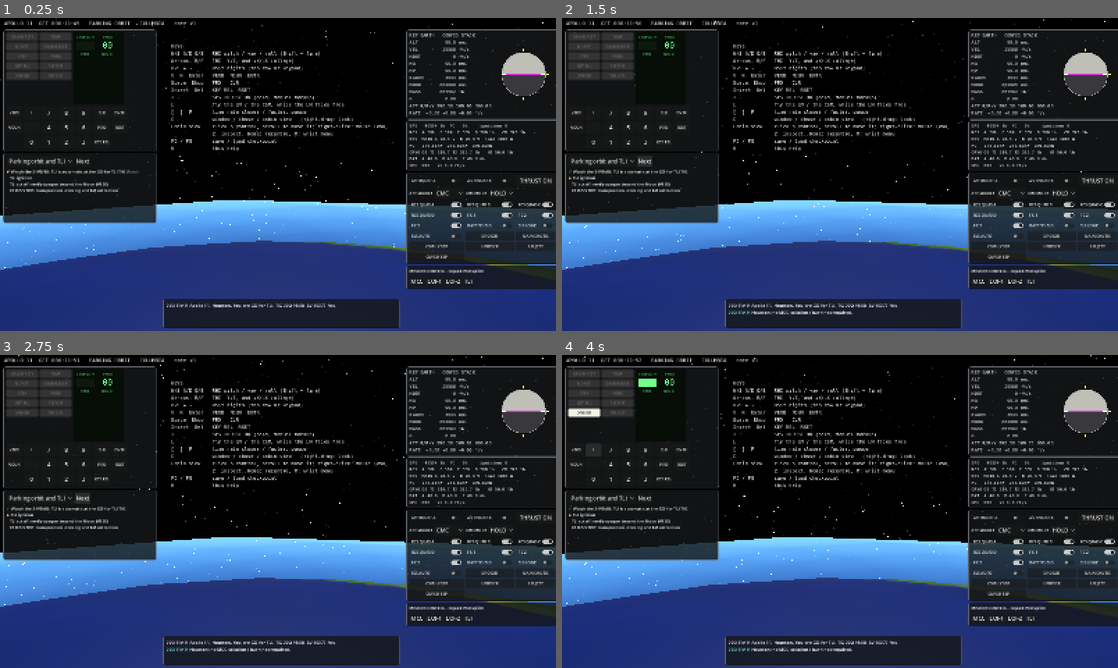
Above: before the commit, frames 1-4 (two rows, left to right).
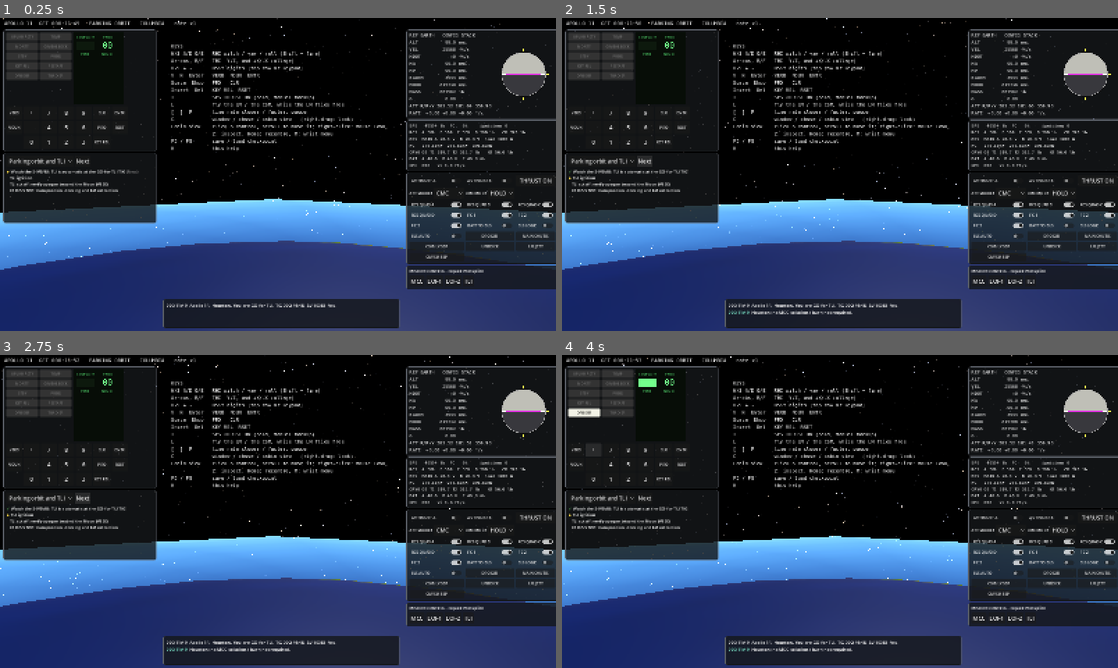
Above: after the commit, the same moments.

Repository: scomofo/apollo-csm-sim
Game: Godot game, scene res://scenes/main.tscn
The game is run twice, just before and just after one commit, with the same random seed, the same clock (stepped at 60 frames per second) and the same inputs.
Inputs:
- Up to frame 1 (0.25 s): no input
- Up to frame 2 (1.5 s): click "MCC" at 0.5 s; click "Next" at 1.25 s
- Up to frame 3 (2.75 s): click "Next" at 2 s
- Up to frame 4 (4 s): click "VERB" at 2.75 s; click "+" at 3.5 s

The runs differ from the first frame. In frame 1, 1.1% of the frame differs, in the area x 0-100%, y 0-93%; in frame 2, 1.1%; in frame 3, 1.1%; in frame 4, 1.1%.

Commit message:
Slice 4a, second part (in progress): Apollo 11 on JPL's ephemeris
The mission's moon block now names data/ephemeris/apollo_11.json, so
Apollo 11 flies the real Moon and Sun, in the ICRF.

- The parking orbit is the flown one: inclination 32.521 deg and
  descending node 123.088 deg from the launch meridian (AS-506 flight
  evaluation report, Table 4-5), put in the ICRF by sidereal time at
  liftoff and precession (tools/ephemeris/parking_orbit.py). The
  insertion point lies 0.001 deg from that plane.
- TLI takes the flown energy, half of C3 = -1,487,528 m2/s2. The S-IVB's
  energy-cutoff law gains a fixed yaw out of plane. The RTCC solves
  ignition time and yaw together: first onto a B-plane aim that passes the
  Moon at 111 km on the retrograde side, in the plane that holds the
  landing site at the landing time, then onto the closest approach itself.
- Lunar midcourse corrections use all three LVLH axes, minimum-norm, to
  keep the pericynthion and the site's plane.
- Checkpoints go to schema 5: ECI is now the ICRF.

The scenario suite is still being re-tuned for the new geometry.

Co-Authored-By: Claude Opus 5.5 <noreply@anthropic.com>
Claude-Session: https://claude.ai/code/session_019FXBE6MUxLFtKkGUwpy4vU

Diff:
--- a/data/missions/apollo_11/mission.json
+++ b/data/missions/apollo_11/mission.json
@@ -2,11 +2,11 @@
   "id": "apollo_11",
   "title": "Apollo 11 - CSM Columbia",
   "data_version": 1,
-  "_comment": "Mission profile. Timeline values are Apollo 11 figures rounded [published]; the Moon phase is chosen so the first TLI opportunity falls near the flown 2:44 GET [derived]. Distances in km, times in GET seconds.",
+  "_comment": "Mission profile. Timeline values are Apollo 11 figures rounded [published]. The Moon and the Sun are JPL's for the mission's dates (moon.ephemeris, from tools/ephemeris/fit_ephemeris.py); a moon block of inclination_deg, raan_deg, phase0_deg and sun_phase_deg flies the circular model instead. Distances in km, times in GET seconds.",
   "liftoff_jd": 2440419.0638889,
-  "moon": {"inclination_deg": 28.5, "raan_deg": 0.0, "phase0_deg": 3.3, "sun_phase_deg": -20.0},
-  "parking_orbit": {"alt_km": 185.0, "insertion_get_s": 709.0, "arg_lat_deg": -40.0},
-  "tli": {"energy_j_per_kg": -8.0e5, "pericynthion_alt_km": 111.0, "earliest_get_s": 8400.0},
+  "moon": {"ephemeris": "res://data/ephemeris/apollo_11.json"},
+  "parking_orbit": {"alt_km": 185.0, "insertion_get_s": 709.3, "inclination_deg": 32.522, "raan_deg": 359.819, "arg_lat_deg": 88.45, "_comment": "Apollo 11's orbit at insertion, from the Saturn V flight evaluation report for AS-506 (Table 4-5): inclination 32.521 deg and descending node 123.088 deg east of the launch meridian at liftoff, insertion at 32.672 N 52.694 W, 191.1 km [published], put in the ICRF by tools/ephemeris/parking_orbit.py [derived]. The report's 186.0 x 183.2 km orbit is taken as circular [simplified]"},
+  "tli": {"energy_j_per_kg": -743764.0, "pericynthion_alt_km": 111.0, "earliest_get_s": 8400.0, "_comment": "The energy at TLI cutoff: half the flown C3, -1,487,528 m2/s2 (AS-506 flight evaluation report, Table 4-6) [published]"},
   "tde_delay_s": 3600.0,
   "loi": {"apolune_alt_km": 315.0},
   "tei": {"dv_mps": 1000.0, "entry_perigee_alt_km": 37.0},
--- a/src/core/sim_runtime.gd
+++ b/src/core/sim_runtime.gd
@@ -8,7 +8,8 @@
 ## 2: the vehicles' dynamics and systems under "vehicles" (slice 3a).
 ## 3: the LGC's rendezvous state (slice 3e).
 ## 4: Mission Control's planned times and timeline (slice 3f).
-const SCHEMA_VERSION := 4
+## 5: ECI is the ICRF of JPL's ephemeris, and the S-IVB's TLI yaw (slice 4a).
+const SCHEMA_VERSION := 5
 ## The CSM's systems (the S-IVB's among them, for the stack).
 const SYSTEMS := [
 	["eps", "res://src/systems/eps.gd"],
--- a/src/mission/mission_sequencer.gd
+++ b/src/mission/mission_sequencer.gd
@@ -88,6 +88,9 @@
 
 # --- start states ------------------------------------------------------------
 
+## The parking orbit at insertion: circular, in the plane the mission gives
+## (inclination and ascending node in ECI), or without one in the lunar
+## orbit plane, at the given argument of latitude.
 func _parking_orbit_traj() -> Trajectory:
 	var po := mission.section("parking_orbit")
 	var r := Bodies.R_EARTH + float(po["alt_km"]) * 1000.0
@@ -95,6 +98,11 @@
 	var pl := Bodies.moon_plane()
 	var p := Vector3(pl[0], pl[1], pl[2])
 	var q := Vector3(pl[3], pl[4], pl[5])
+	if po.has("raan_deg"):
+		var i := deg_to_rad(float(po["inclination_deg"]))
+		var o := deg_to_rad(float(po["raan_deg"]))
+		p = Vector3(cos(o), sin(o), 0.0)
+		q = Vector3(-sin(o) * cos(i), cos(o) * cos(i), sin(i))
 	var u := deg_to_rad(float(po.get("arg_lat_deg", 0.0)))
 	var tr := Trajectory.new()
 	tr.set_state("earth", float(po["insertion_get_s"]), (p * cos(u) + q * sin(u)) * r, (-p * sin(u) + q * cos(u)) * v)
@@ -111,7 +119,7 @@
 	var t := mission.section("tli")
 	return Rtcc.plan_tli(tr, _stack_mass(), float(Bus.get_value("sivb.prop_kg", 75000.0)),
 		float(t["energy_j_per_kg"]), float(t["pericynthion_alt_km"]) * 1000.0,
-		maxf(float(t["earliest_get_s"]), tr.t + 600.0))
+		maxf(float(t["earliest_get_s"]), tr.t + 600.0), landing_site(), float(mission.section("landing")["get_s"]))
 
 
 ## Put the vehicle in the requested phase. Later phases are produced by
@@ -139,7 +147,7 @@
 		var pad := _plan_tli(tr)
 		assert(not pad.is_empty(), "no TLI solution")
 		tr.coast_to(float(pad["tig"]), 30.0)
-		sivb_prop = Sivb.simulate_burn(tr, _stack_mass(), sivb_prop, float(pad["energy"]))
+		sivb_prop = Sivb.simulate_burn(tr, _stack_mass(), sivb_prop, float(pad["energy"]), float(pad["yaw"]))
 		tr.coast_to(tr.t + float(mission.data.get("tde_delay_s", 3600.0)), 60.0)
 		cfg = "csm_lm"
 	if p_phase in ["lunar_orbit", "transearth_coast", "entry"] + LM_PHASES:
@@ -195,7 +203,7 @@
 	if cfg == "stack":
 		tli_pad = _plan_tli(dynamics.traj)
 		if not tli_pad.is_empty():
-			systems["sivb"].arm_tli(float(tli_pad["tig"]), float(tli_pad["energy"]))
+			systems["sivb"].arm_tli(float(tli_pad["tig"]), float(tli_pad["energy"]), float(tli_pad["yaw"]))
 			Bus.set_value("mission.tli_tig", float(tli_pad["tig"]))
 			_say("Apollo 11, Houston. You are GO for TLI. TIG %s, ΔV %.0f ft/s." % [
 				Units.hms(float(tli_pad["tig"])), float(tli_pad["dv"]) / Units.FT])
@@ -429,7 +437,8 @@
 			var tig := now + 900.0
 			if phase == "translunar_coast":
 				var target := -(Bodies.R_MOON + float(mission.section("tli")["pericynthion_alt_km"]) * 1000.0)
-				pad = Rtcc.plan_mcc(tr, mass, tig, "moon", target, now + 5.0 * 86400.0)
+				pad = Rtcc.plan_mcc(tr, mass, tig, "moon", target, now + 5.0 * 86400.0,
+					landing_site(), float(mission.section("landing")["get_s"]))
 			elif phase == "transearth_coast":
 				var probe := tr.clone()
 				var er := Rtcc.earth_return(probe, now + 5.0 * 86400.0)
--- a/src/mission/rtcc.gd
+++ b/src/mission/rtcc.gd
@@ -183,69 +183,203 @@
 
 # --- TLI --------------------------------------------------------------------------
 
-## Solve the S-IVB TLI ignition time so the stack reaches the Moon with the
-## requested pericynthion altitude on the retrograde (free-return) side.
-## [param traj] is the parking-orbit state (Earth primary), not modified.
+## Coast [param traj] (modified) into the Moon's sphere of influence, or to
+## its closest approach short of it, or to [param t_max]. Returns where the
+## approach's osculating hyperbola about the Moon aims: {"t", "b" (the B
+## vector, inertial, m: from the Moon's centre to where the incoming
+## asymptote crosses the plane through it normal to the asymptote), "s"
+## (the asymptote's direction), "v_inf" (m/s), "reached"}.
+static func lunar_bplane(traj: Trajectory, t_max: float) -> Dictionary:
+	var box := {"prev": INF, "closing": false}
+	var stop := func(tr: Trajectory) -> bool:
+		var m := tr.moon_state_rel()
+		var d := sqrt(m[0] * m[0] + m[1] * m[1] + m[2] * m[2])
+		var passed: bool = d > box["prev"] and box["closing"]
+		box["closing"] = d < box["prev"]
+		box["prev"] = d
+		return d < Bodies.MOON_SOI or passed or (tr.primary == "earth" and tr.radius() < Bodies.R_EARTH)
+	var reached := traj.coast_until(stop, t_max, MAX_DT, FRAC)
+	var m := traj.moon_state_rel()
+	var r := Vector3(m[0], m[1], m[2])
+	var v := Vector3(m[3], m[4], m[5])
+	var h := r.cross(v)
+	var energy := v.length_squared() / 2.0 - Bodies.MU_MOON / r.length()
+	if energy <= 0.0:
+		return {"t": traj.t, "b": r - v.normalized() * r.dot(v.normalized()), "s": v.normalized(), "v_inf": v.length(),
+			"reached": reached}
+	var v_inf := sqrt(2.0 * energy)
+	var e_vec := v.cross(h) / Bodies.MU_MOON - r.normalized()
+	var e := e_vec.length()
+	var p_hat := e_vec / e
+	var q_hat := h.normalized().cross(p_hat)
+	var s_hat := (p_hat + q_hat * sqrt(e * e - 1.0)) / e
+	return {"t": traj.t, "b": s_hat.cross(h.normalized()) * (h.length() / v_inf), "s": s_hat, "v_inf": v_inf,
+		"reached": reached}
+
+
+## The B vector that passes the Moon at [param rp] from its centre, on the
+## retrograde (free-return) side, for the approach [param bp]: in the plane
+## that holds the landing site [param site_mf] at GET [param t_land], or
+## without a site, in the plane of the Moon's orbit.
+static func bplane_target(bp: Dictionary, rp: float, site_mf: Vector3, t_land: float) -> Vector3:
+	var s: Vector3 = bp["s"]
+	var v_inf: float = bp["v_inf"]
+	var b := rp * sqrt(1.0 + 2.0 * Bodies.MU_MOON / (rp * v_inf * v_inf))
+	var n := Bodies.moon_normal()
+	var dir := s.cross(n).normalized()
+	if site_mf != Vector3.ZERO:
+		var site := site_at(site_mf, t_land).normalized()
+		dir = (site - s * site.dot(s)).normalized()
+	# The orbit's normal lies along B x S: against the Moon's orbit normal.
+	if dir.cross(s).dot(n) > 0.0:
+		dir = -dir
+	return dir * b
+
+
+## Solve the S-IVB's TLI ignition time and yaw so the stack reaches the
+## Moon with the requested pericynthion altitude on the retrograde
+## (free-return) side, in the plane that holds the landing site
+## [param site_mf] at GET [param t_land] (or, without a site, the Moon's
+## orbit plane): the aim a midcourse correction then keeps. The ignition
+## time sets where the trajectory passes the Moon along its orbit, the yaw
+## how far out of it. [param traj] is the parking-orbit state (Earth
+## primary), not modified.
+## [simplified: Apollo 11's IU shaped the transfer with iterative guidance
+## and turned its plane 1.3 degrees at TLI; the energy-cutoff law turns it
+## with a fixed yaw, some degrees more.]
 static func plan_tli(traj: Trajectory, stack_mass: float, sivb_prop: float, energy: float,
-		pericynthion_alt: float, earliest: float) -> Dictionary:
-	var target := -(Bodies.R_MOON + pericynthion_alt)
+		pericynthion_alt: float, earliest: float, site_mf: Vector3 = Vector3.ZERO, t_land: float = 0.0) -> Dictionary:
+	var rp := Bodies.R_MOON + pericynthion_alt
 	var period: float = traj.conic()["period"]
 	var start := traj.clone()
 	start.coast_to(earliest, 30.0, FRAC)
-	var eval := func(tig: float) -> float:
+	var site := site_at(site_mf, t_land).normalized() if site_mf != Vector3.ZERO else Vector3.ZERO
+	var fly := func(tig: float, yaw: float) -> Trajectory:
 		var tr := start.clone()
 		tr.coast_to(tig, 30.0, FRAC)
-		Sivb.simulate_burn(tr, stack_mass, sivb_prop, energy)
+		Sivb.simulate_burn(tr, stack_mass, sivb_prop, energy, yaw)
+		return tr
+	# The B vector's miss from the aim, along the B-plane's T axis (in the
+	# Moon's orbit plane) and its R axis.
+	var miss := func(tig: float, yaw: float) -> Vector2:
+		var bp := lunar_bplane(fly.call(tig, yaw), tig + 6.0 * 86400.0)
+		if not bp["reached"]:
+			return Vector2(NAN, NAN)
+		var d: Vector3 = (bp["b"] as Vector3) - bplane_target(bp, rp, site_mf, t_land)
+		var sh: Vector3 = bp["s"]
+		var t_hat := sh.cross(Bodies.moon_normal()).normalized()
+		return Vector2(d.dot(t_hat), d.dot(sh.cross(t_hat)))
+	# The misses at the closest approach itself: the signed pericynthion,
+	# and how far the orbit's plane passes from the site (or the B-plane's
+	# R miss without one), m.
+	var actual := func(tig: float, yaw: float) -> Vector2:
+		var tr: Trajectory = fly.call(tig, yaw)
 		var ap := lunar_approach(tr, tig + 6.0 * 86400.0)
-		return float(ap["f"]) - target if ap["reached"] else NAN
-	var tig := solve_scan(eval, earliest, earliest + 1.5 * period, 18, 0.05)
+		if not ap["reached"]:
+			return Vector2(NAN, NAN)
+		var off := 0.0
+		if site != Vector3.ZERO:
+			var rel := tr.moon_state_rel()
+			off = Vector3(rel[0], rel[1], rel[2]).cross(Vector3(rel[3], rel[4], rel[5])).normalized().dot(site) * rp
+		else:
+			off = (miss.call(tig, yaw) as Vector2).y
+		return Vector2(float(ap["f"]) + rp, off)
+	# The window: where the miss along T changes sign, flying in plane.
+	var tig := solve_scan(func(x: float) -> float: return (miss.call(x, 0.0) as Vector2).x,
+		earliest, earliest + 1.5 * period, 18, 0.5)
 	if is_nan(tig):
 		return {}
+	# Then the ignition time and the yaw together: first onto the B-plane
+	# aim, whose misses run nearly straight with them, then onto the
+	# closest approach's own.
+	var yaw := 0.0
+	for stage in 2:
+		var f: Callable = miss if stage == 0 else actual
+		var tol := 5000.0 if stage == 0 else 500.0
+		for _i in 10:
+			var m0: Vector2 = f.call(tig, yaw)
+			if is_nan(m0.x):
+				return {}
+			if absf(m0.x) < tol and absf(m0.y) < tol:
+				break
+			var mt: Vector2 = ((f.call(tig + 0.5, yaw) as Vector2) - m0) / 0.5
+			var my: Vector2 = ((f.call(tig, yaw + 0.002) as Vector2) - m0) / 0.002
+			var det := mt.x * my.y - my.x * mt.y
+			if absf(det) < 1e-9:
+				return {}
+			tig += clampf((-m0.x * my.y + m0.y * my.x) / det, -120.0, 120.0)
+			yaw += clampf((-mt.x * m0.y + mt.y * m0.x) / det, -0.05, 0.05)
 	var tr := start.clone()
 	tr.coast_to(tig, 30.0, FRAC)
 	var v0 := tr.speed()
-	var left := Sivb.simulate_burn(tr, stack_mass, sivb_prop, energy)
+	var left := Sivb.simulate_burn(tr, stack_mass, sivb_prop, energy, yaw)
 	var cutoff := tr.t
 	var dv := tr.speed() - v0
 	var ap := lunar_approach(tr, tig + 6.0 * 86400.0)
-	return {"name": "TLI", "tig": tig, "energy": energy, "cutoff": cutoff,
+	return {"name": "TLI", "tig": tig, "energy": energy, "yaw": yaw, "cutoff": cutoff,
 		"dv": dv, "sivb_prop_left": left,
 		"pericynthion_get": ap["t"], "pericynthion_alt": float(ap["rp"]) - Bodies.R_MOON}
 
 
 # --- midcourse corrections ---------------------------------------------------
 
-## Minimum-norm LVLH (X, Z) correction at [param tig] driving metric
+## Minimum-norm LVLH correction at [param tig] driving metric
 ## [param target_kind] ("moon": signed pericynthion; "earth": signed
-## perigee) to [param target_f]. Returns a PAD; dv 0 when not required.
-static func plan_mcc(traj: Trajectory, mass: float, tig: float, target_kind: String, target_f: float, t_max: float) -> Dictionary:
+## perigee) to [param target_f]. Toward the Moon with a landing site
+## [param site_mf], it also keeps the approach's plane on the site at GET
+## [param t_land], out of plane (Y) as need be. Returns a PAD; dv 0 when not
+## required.
+static func plan_mcc(traj: Trajectory, mass: float, tig: float, target_kind: String, target_f: float, t_max: float,
+		site_mf: Vector3 = Vector3.ZERO, t_land: float = 0.0) -> Dictionary:
 	var at := traj.clone()
 	at.coast_to(tig, 60.0, FRAC)
-	var metric := func(dv_lvlh: Vector3) -> float:
+	var plane := target_kind == "moon" and site_mf != Vector3.ZERO
+	var site := site_at(site_mf, t_land).normalized() if plane else Vector3.ZERO
+	var rp := absf(target_f)
+	# The misses: the signed pericynthion (or perigee), and how far the
+	# approach's plane passes from the site, m at the pericynthion's radius.
+	var metric := func(dv_lvlh: Vector3) -> Vector2:
 		var tr := at.clone()
 		if dv_lvlh.length() > 1e-6:
 			simulate_sps_burn(tr, mass, dv_lvlh)
 		var res := lunar_approach(tr, t_max) if target_kind == "moon" else earth_return(tr, t_max)
-		return float(res["f"]) - target_f
+		var off := 0.0
+		if plane:
+			var rel := tr.moon_state_rel()
+			off = Vector3(rel[0], rel[1], rel[2]).cross(Vector3(rel[3], rel[4], rel[5])).normalized().dot(site) * rp
+		return Vector2(float(res["f"]) - target_f, off)
 	var dv := Vector3.ZERO
-	var err: float = metric.call(dv)
+	var err: Vector2 = metric.call(dv)
 	var tol := 20000.0 if target_kind == "moon" else 5000.0
-	for _i in 6:
-		if absf(err) < tol:
+	for _i in 8:
+		if absf(err.x) < tol and absf(err.y) < tol:
 			break
 		var h := 0.5
-		var gx: float = (float(metric.call(dv + Vector3(h, 0, 0))) - err) / h
-		var gz: float = (float(metric.call(dv + Vector3(0, 0, h))) - err) / h
-		var g2 := gx * gx + gz * gz
-		if g2 < 1e-9:
-			break
-		var step := Vector3(gx, 0, gz) * (-err / g2)
+		var gx: Vector2 = ((metric.call(dv + Vector3(h, 0, 0)) as Vector2) - err) / h
+		var gy: Vector2 = ((metric.call(dv + Vector3(0, h, 0)) as Vector2) - err) / h
+		var gz: Vector2 = ((metric.call(dv + Vector3(0, 0, h)) as Vector2) - err) / h
+		# The least ΔV that zeroes the misses: J^T (J J^T)^-1 (-err).
+		var a := gx.x * gx.x + gy.x * gy.x + gz.x * gz.x
+		var b := gx.x * gx.y + gy.x * gy.y + gz.x * gz.y
+		var c := gx.y * gx.y + gy.y * gy.y + gz.y * gz.y
+		var step := Vector3.ZERO
+		if plane:
+			var det := a * c - b * b
+			if absf(det) < 1e-9:
+				break
+			var lx := (-err.x * c + err.y * b) / det
+			var ly := (err.x * b - err.y * a) / det
+			step = Vector3(gx.x * lx + gx.y * ly, gy.x * lx + gy.y * ly, gz.x * lx + gz.y * ly)
+		else:
+			if a < 1e-9:
+				break
+			step = Vector3(gx.x, gy.x, gz.x) * (-err.x / a)
 		if step.length() > 150.0:
 			step = step.normalized() * 150.0
 		dv += step
 		err = metric.call(dv)
 	return {"name": "MCC", "tig": tig, "dv_lvlh": dv, "dv": dv.length(),
-		"burn_s": burn_time(mass, dv.length()), "residual_m": err}
+		"burn_s": burn_time(mass, dv.length()), "residual_m": err.x, "plane_residual_m": err.y}
 
 
 # --- lunar orbit ---------------------------------------------------------------
--- a/src/systems/sivb.gd
+++ b/src/systems/sivb.gd
@@ -3,11 +3,13 @@
 ##
 ## The IU flies the stack (Dynamics slaves the attitude while configuration
 ## is "stack"). For TLI it ignites the J-2 at the TIG it was given
-## (arm_tli), thrusts along the Earth-relative velocity and cuts off when the
-## Earth-relative specific orbital energy reaches the target. The RTCC uses
-## the very same law (simulate_burn) when it computes the TIG, so the flown
-## burn reproduces the planned one [simplified: the real IU used iterative
-## guidance; the energy-cutoff prograde law is its cheap stand-in].
+## (arm_tli), thrusts along the Earth-relative velocity turned by a yaw out
+## of the orbit plane, and cuts off when the Earth-relative specific orbital
+## energy reaches the target. The yaw turns the trajectory's plane onto the
+## Moon's. The RTCC uses the very same law (simulate_burn) when it computes
+## the TIG and the yaw, so the flown burn reproduces the planned one
+## [simplified: the real IU used iterative guidance; the energy-cutoff law
+## at a fixed yaw is its cheap stand-in].
 ##
 ## Writes: sivb.thrust_n, sivb.dir, sivb.prop_kg, sivb.burning, sivb.state,
 ##         seq.next_event_get_s (the armed TIG)
@@ -17,6 +19,8 @@
 var prop_kg: float = -1.0
 var tig: float = -1.0
 var target_energy: float = 0.0
+## Out of the orbit plane, toward its normal (r x v), rad.
+var yaw: float = 0.0
 ## "idle" | "armed" | "burning" | "done"
 var state: String = "idle"
 
@@ -32,9 +36,10 @@
 	SimClock.remove_ticker(tick)
 
 
-func arm_tli(p_tig: float, p_energy: float) -> void:
+func arm_tli(p_tig: float, p_energy: float, p_yaw: float = 0.0) -> void:
 	tig = p_tig
 	target_energy = p_energy
+	yaw = p_yaw
 	state = "armed"
 	Bus.set_value("seq.next_event_get_s", tig)
 
@@ -45,9 +50,15 @@
 	return v2 / 2.0 - Bodies.MU_EARTH / r
 
 
-## Prograde direction (Earth-relative velocity) as an inertial unit vector.
-static func guidance_dir(st: PackedFloat64Array) -> Vector3:
-	return Vector3(st[3], st[4], st[5]).normalized()
+## The thrust direction as an inertial unit vector: prograde (the
+## Earth-relative velocity) turned [param p_yaw] rad toward the orbit's
+## normal (r x v).
+static func guidance_dir(st: PackedFloat64Array, p_yaw: float = 0.0) -> Vector3:
+	var v := Vector3(st[3], st[4], st[5]).normalized()
+	if p_yaw == 0.0:
+		return v
+	var n := Vector3(st[0], st[1], st[2]).cross(Vector3(st[3], st[4], st[5])).normalized()
+	return (v * cos(p_yaw) + n * sin(p_yaw)).normalized()
 
 
 func tick(dt: float) -> void:
@@ -63,14 +74,14 @@
 	if state == "burning":
 		if energy_of(st) >= target_energy or prop_kg <= 0.0:
 			state = "done"
-			_publish(0.0, guidance_dir(st))
+			_publish(0.0, guidance_dir(st, yaw))
 			return
 		var d := SpacecraftData.section("sivb")
 		var f := float(d["thrust_n"])
 		prop_kg = maxf(0.0, prop_kg - f / (float(d["isp_s"]) * Units.G0) * dt)
-		_publish(f, guidance_dir(st))
+		_publish(f, guidance_dir(st, yaw))
 		return
-	_publish(0.0, guidance_dir(st) if st.size() == 6 else Vector3.RIGHT)
+	_publish(0.0, guidance_dir(st, yaw) if st.size() == 6 else Vector3.RIGHT)
 
 
 func _state() -> PackedFloat64Array:
@@ -88,20 +99,22 @@
 
 
 ## Fly the TLI law on [param traj] (Earth primary) from its current time
-## with the given stack mass: the same direction law and energy cutoff as
-## tick(), with the last step shortened to land on the cutoff energy.
-## Returns remaining S-IVB propellant.
-static func simulate_burn(traj: Trajectory, stack_mass: float, sivb_prop: float, energy: float, dt: float = 1.0) -> float:
+## with the given stack mass and [param p_yaw]: the same direction law and
+## energy cutoff as tick(), with the last step shortened to land on the
+## cutoff energy. Returns remaining S-IVB propellant.
+static func simulate_burn(traj: Trajectory, stack_mass: float, sivb_prop: float, energy: float, p_yaw: float = 0.0,
+		dt: float = 1.0) -> float:
 	var d := SpacecraftData.section("sivb")
 	var f := float(d["thrust_n"])
 	var mdot := f / (float(d["isp_s"]) * Units.G0)
 	var m := stack_mass
 	var p := sivb_prop
 	while energy_of(traj.s) < energy - 1e-3 and p > 0.0:
-		var u := guidance_dir(traj.s)
+		var u := guidance_dir(traj.s, p_yaw)
 		var acc := f / m
-		# dE/dt = v·a for thrust along v; shorten the last step onto the target.
-		var h := minf(dt, maxf((energy - energy_of(traj.s)) / (traj.speed() * acc), 1e-3))
+		# dE/dt = v·a, the thrust's part along v; shorten the last step onto
+		# the target.
+		var h := minf(dt, maxf((energy - energy_of(traj.s)) / (traj.speed() * acc * cos(p_yaw)), 1e-3))
 		var a := u * acc
 		traj.step(h, PackedFloat64Array([a.x, a.y, a.z]))
 		m -= mdot * h
@@ -110,12 +123,13 @@
 
 
 func snapshot() -> Dictionary:
-	return {"prop_kg": prop_kg, "tig": tig, "energy": target_energy, "state": state}
+	return {"prop_kg": prop_kg, "tig": tig, "energy": target_energy, "yaw": yaw, "state": state}
 
 
 func restore(d: Dictionary) -> void:
 	prop_kg = float(d["prop_kg"])
 	tig = float(d["tig"])
 	target_energy = float(d["energy"])
+	yaw = float(d.get("yaw", 0.0))
 	state = str(d["state"])
 	Bus.set_value("seq.next_event_get_s", tig if state == "armed" else -1.0)
--- a/tests/unit/test_checkpoint.gd
+++ b/tests/unit/test_checkpoint.gd
@@ -37,7 +37,7 @@
 func test_a_checkpoint_keeps_each_vehicle_under_its_name() -> void:
 	build("lunar_orbit")
 	var snap := rt.snapshot()
-	assert_eq(snap["schema_version"], 4)
+	assert_eq(snap["schema_version"], 5)
 	assert_eq(snap["vehicles"].keys(), ["csm"], "docked, the LM is part of the CSM's csm_lm")
 	assert_eq(snap["vehicles"]["csm"]["dynamics"]["config"], "csm_lm")
 	assert_has(snap["vehicles"]["csm"]["systems"], "agc")
@@ -56,7 +56,7 @@
 	snap["dynamics"] = snap["vehicles"]["csm"]["dynamics"]
 	snap["systems"] = snap["vehicles"]["csm"]["systems"]
 	snap.erase("vehicles")
-	assert_eq(rt.restore(snap), "checkpoint schema 1, expected 4")
+	assert_eq(rt.restore(snap), "checkpoint schema 1, expected 5")
 
 
 func test_a_checkpoint_from_before_the_rendezvous_is_rejected() -> void:
@@ -65,7 +65,7 @@
 	# Schema 2's LGC had no rendezvous state.
 	snap["schema_version"] = 2
 	snap["vehicles"]["csm"]["systems"]["lgc"].erase("rendezvous")
-	assert_eq(rt.restore(snap), "checkpoint schema 2, expected 4")
+	assert_eq(rt.restore(snap), "checkpoint schema 2, expected 5")
 
 
 func test_a_checkpoint_from_before_the_timeline_is_rejected() -> void:
@@ -75,7 +75,7 @@
 	snap["schema_version"] = 3
 	snap["mission"].erase("plan")
 	snap["mission"].erase("timeline_done")
-	assert_eq(rt.restore(snap), "checkpoint schema 3, expected 4")
+	assert_eq(rt.restore(snap), "checkpoint schema 3, expected 5")
 
 
 func test_the_lms_systems_come_back_with_it() -> void:
@@ -164,3 +164,11 @@
 	assert_almost_eq(float(Bus.get_value("lm.rcs.prop_kg")), 243.5, 1e-6, "the LM's RCS as it was")
 	run(SimClock.FIXED_DT, false)
 	assert_almost_eq(rt.dynamics.mass, mass, 0.01, "and the stack's mass with it")
+
+
+func test_a_checkpoint_from_the_circular_moon_is_rejected() -> void:
+	build("lunar_orbit")
+	var snap := rt.snapshot()
+	# Schema 4's states were in the circular model's ECI, not the ICRF.
+	snap["schema_version"] = 4
+	assert_eq(rt.restore(snap), "checkpoint schema 4, expected 5")
Not shown, added: tools/ephemeris/parking_orbit.py
